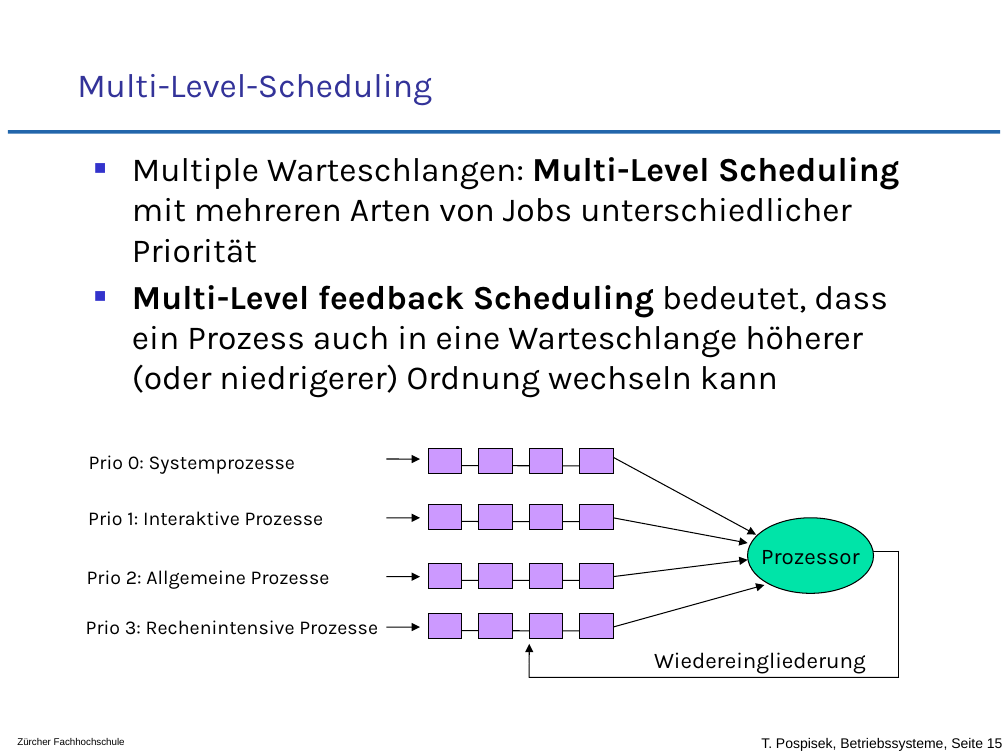
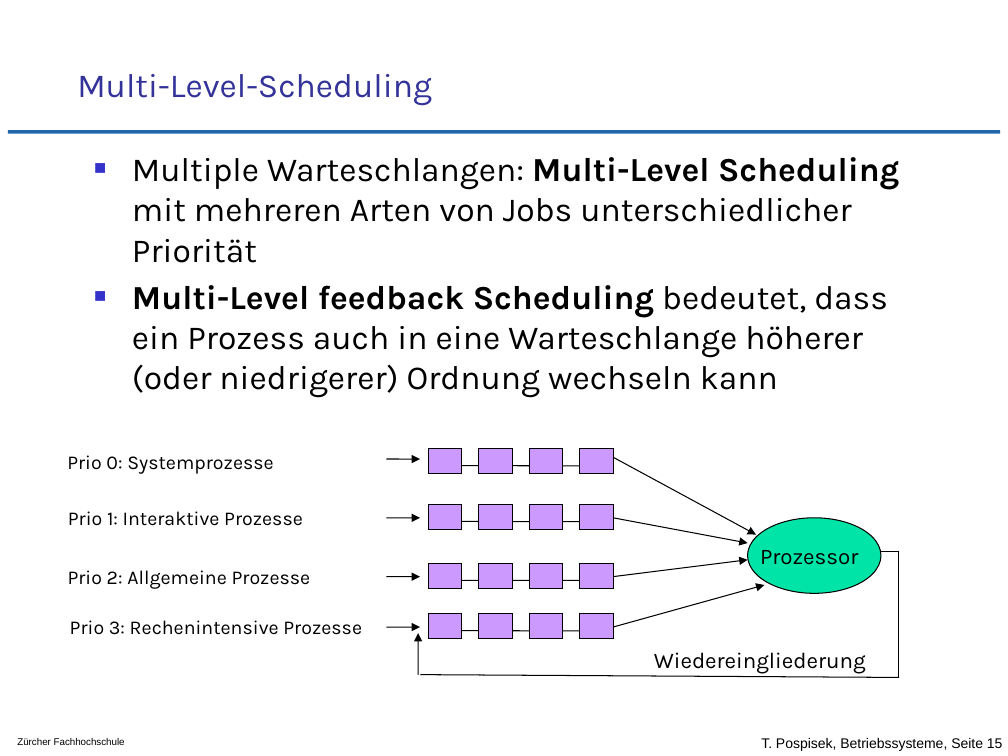
Before and after one commit to tpo/betriebssysteme, a slide deck: slide 15 of 05-3_CPU_Scheduling_Grundkonzepte.odp. Drawn at 1008x756 pixels with LibreOffice and Linux fonts; fonts in the diff are those of the drawing; background and template pictures are left out. Boxes give left, top, right and bottom in pixels: in the first picture for what was removed or moved away, otherwise in the second. Text is boxed around its words. In the diff, an @@ line names an element or a change of style, - is before the commit and + after.

```diff
--- a/05-3_CPU_Scheduling_Grundkonzepte.odp
+++ b/05-3_CPU_Scheduling_Grundkonzepte.odp
@@ 3 texts: place and size @@
-3 texts at (87,455,330,589)
+3 texts at (67,455,311,589)
@@ ellipse "Prozessor": place and size @@
-ellipse "Prozessor" at (748,518,874,594)
+ellipse "Prozessor" at (748,518,881,594)
@@ text "Prio 3: Rechenintensive Prozesse": place and size @@
-text "Prio 3: Rechenintensive Prozesse" at (86,620,378,635)
+text "Prio 3: Rechenintensive Prozesse" at (70,620,362,635)
@@ arrow moved from (529, 677) - (529, 644) to (418, 674) - (418, 633) @@
@@ line moved from (529, 677) - (899, 677) to (420, 674) - (899, 677) @@
```
Also in this commit, not shown: 1 other slide changed.
